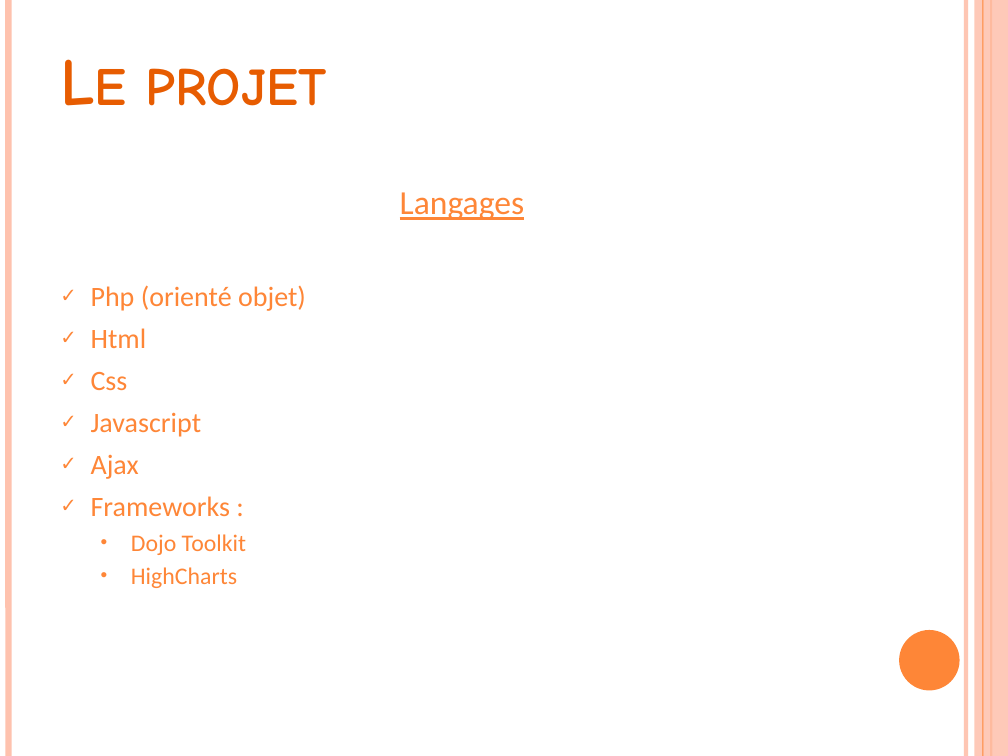
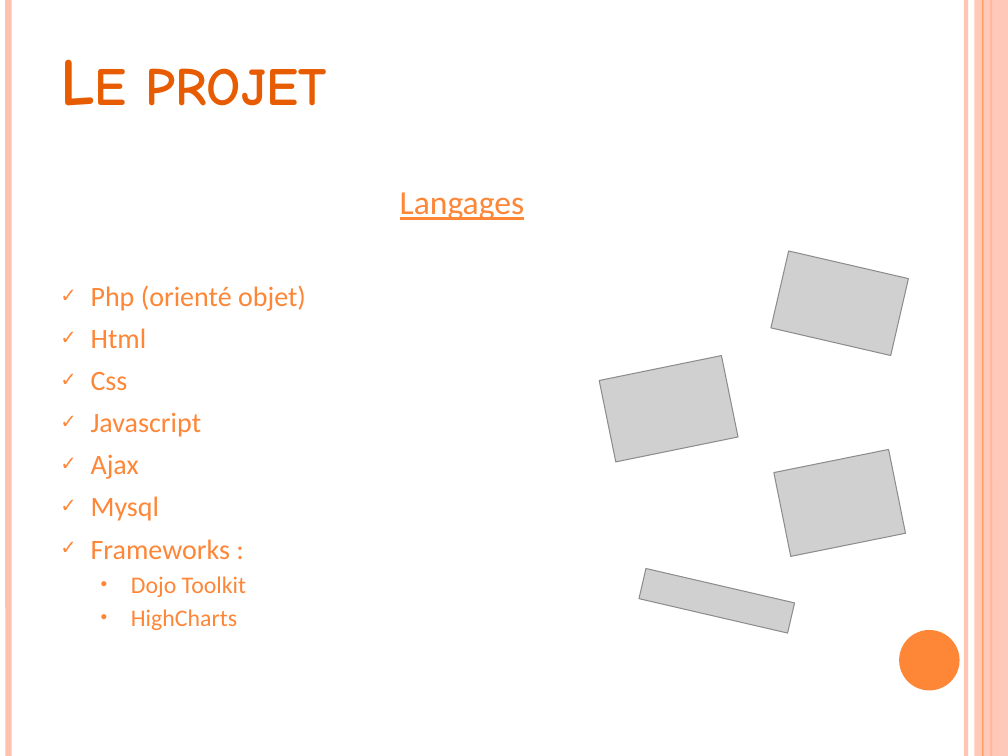
Before and after one commit to xxseric/allocine-de, a slide deck: slide 6 of Rapport/Stage de Licence Informatique.pptx. Drawn at 1008x756 pixels with LibreOffice and Linux fonts; fonts in the diff are those of the drawing; grey boxes stand for pictures. Boxes give left, top, right and bottom in pixels: in the first picture for what was removed or moved away, otherwise in the second. Text is boxed around its words. In the diff, an @@ line names an element or a change of style, - is before the commit and + after.

```diff
--- a/Rapport/Stage de Licence Informatique.pptx
+++ b/Rapport/Stage de Licence Informatique.pptx
@@ picture added at box(771, 251, 908, 356) @@
@@ picture added at box(599, 355, 738, 461) @@
@@ picture added at box(774, 450, 905, 557) @@
@@ text at box(91, 496, 160, 521): paragraph added @@
+✓ Mysql
@@ picture added at box(639, 569, 794, 634) @@
```
Also in this commit, not shown: 3 other slides changed, 6 slides added, 2 slides removed, 1 other file.
